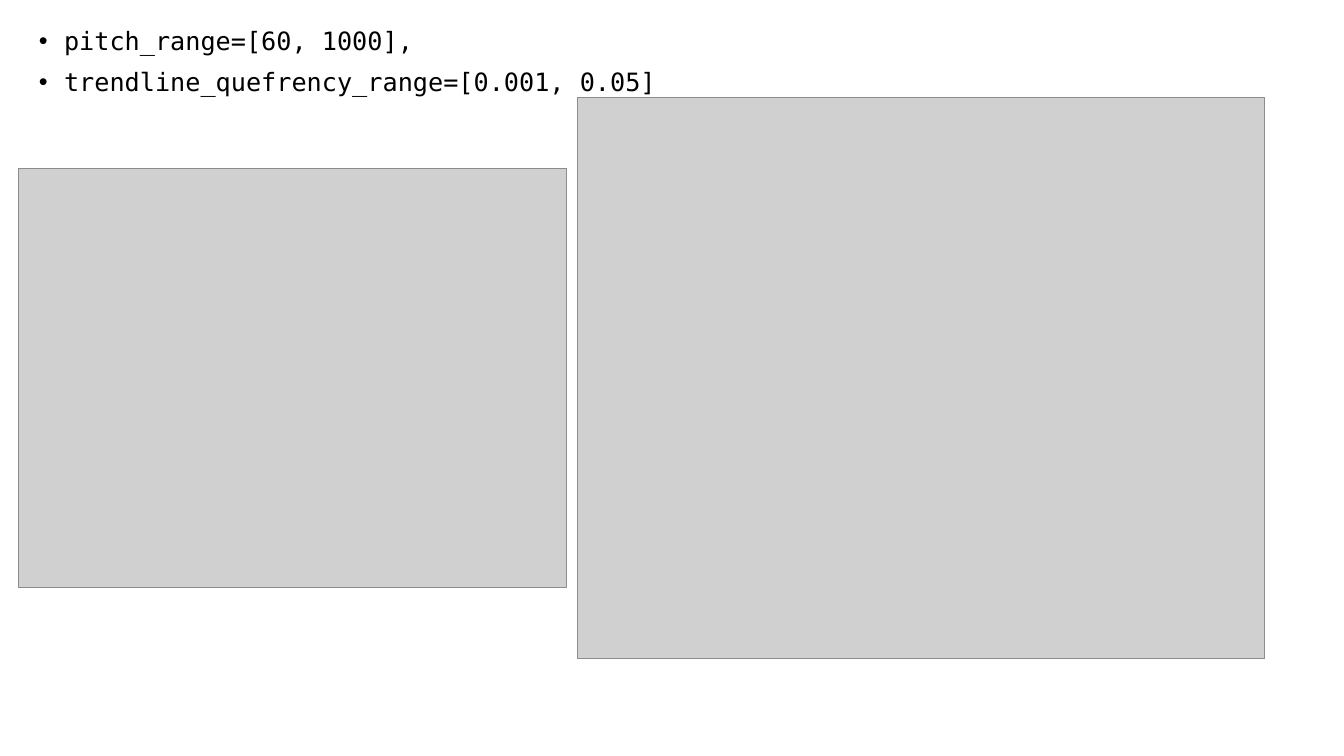
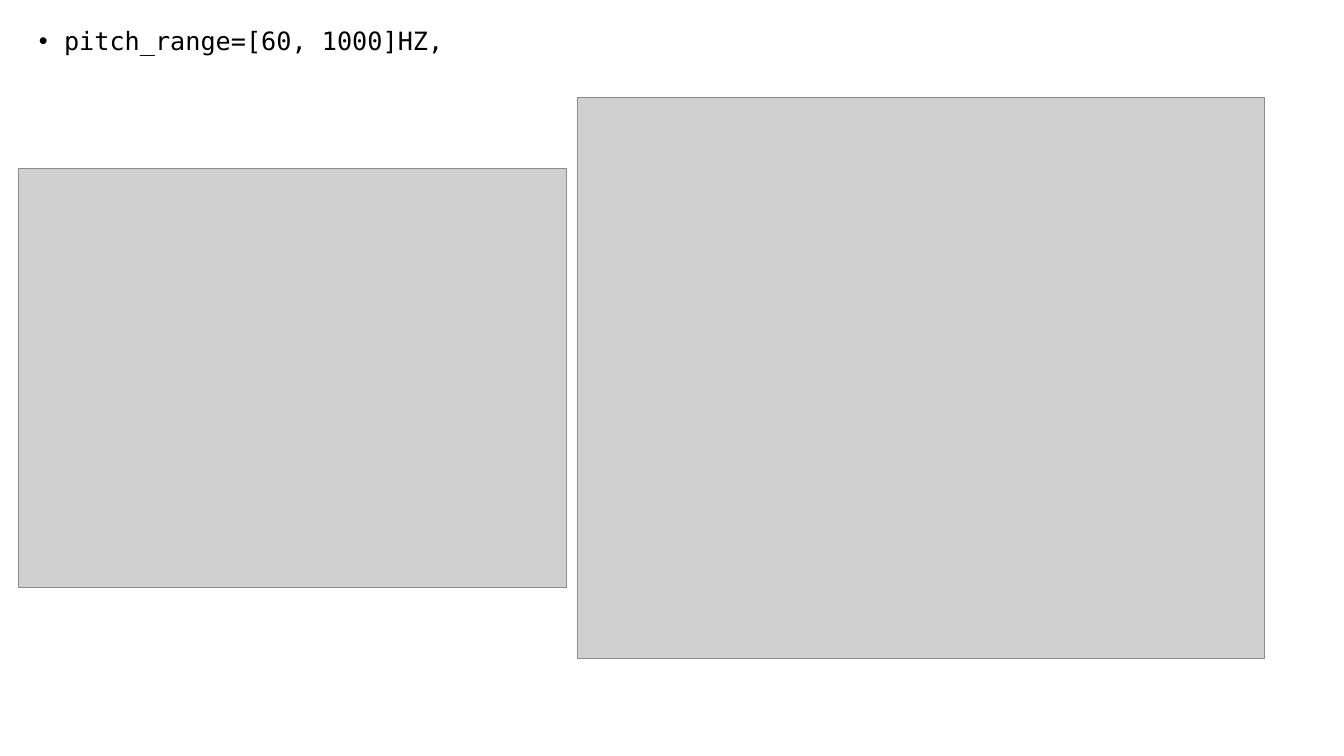
Before and after one commit to Steckdose007/Masterthesis, a slide deck: slide 8 of Interim report 2.pptx (slide 7 before the commit). Drawn at 1344x756 pixels with LibreOffice and Linux fonts; fonts in the diff are those of the drawing; grey boxes stand for pictures. Boxes give left, top, right and bottom in pixels: in the first picture for what was removed or moved away, otherwise in the second. Text is boxed around its words. In the diff, an @@ line names an element or a change of style, - is before the commit and + after.

```diff
--- a/Interim report 2.pptx
+++ b/Interim report 2.pptx
@@ text at [64,31,443,56]: text changed @@
-• pitch_range=[60, 1000],
-• trendline_quefrency_range=[0.001, 0.05]
+• pitch_range=[60, 1000]HZ,
```
Also in this commit, not shown: 8 other slides changed, 3 slides added, 2 other files.
